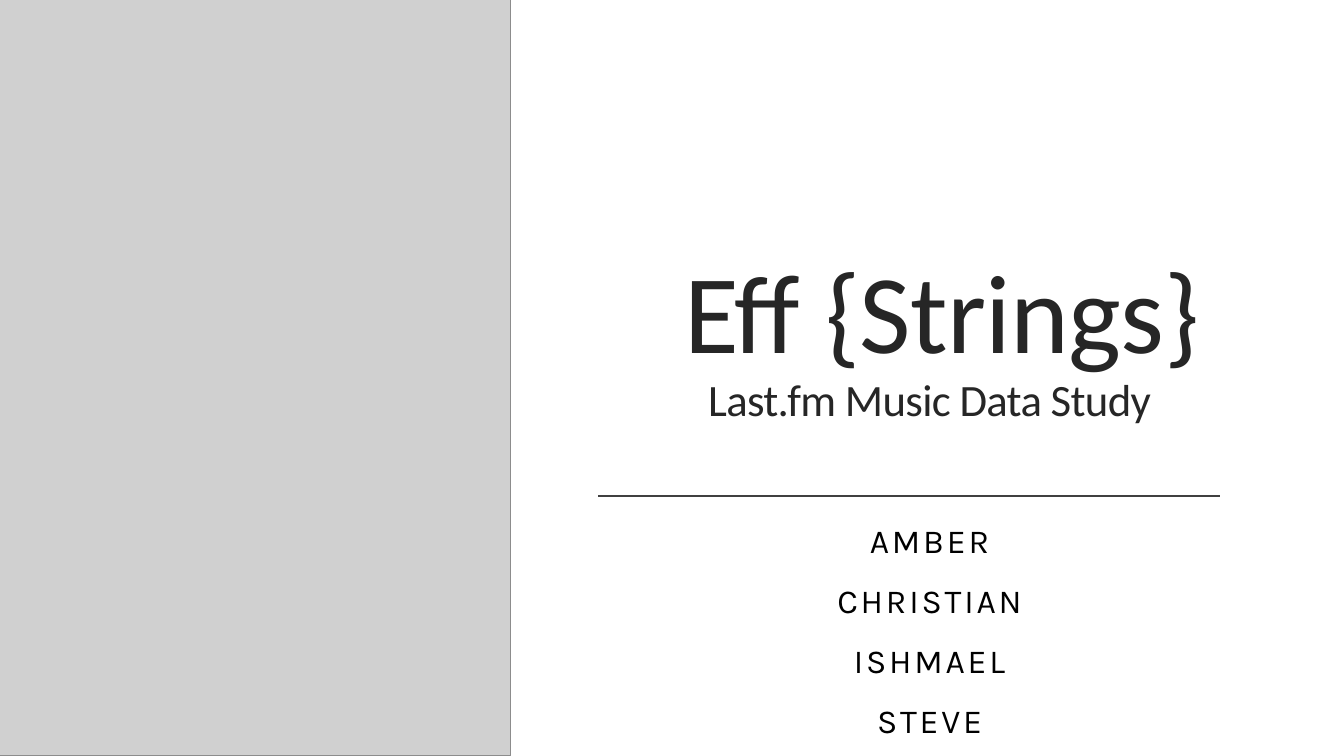
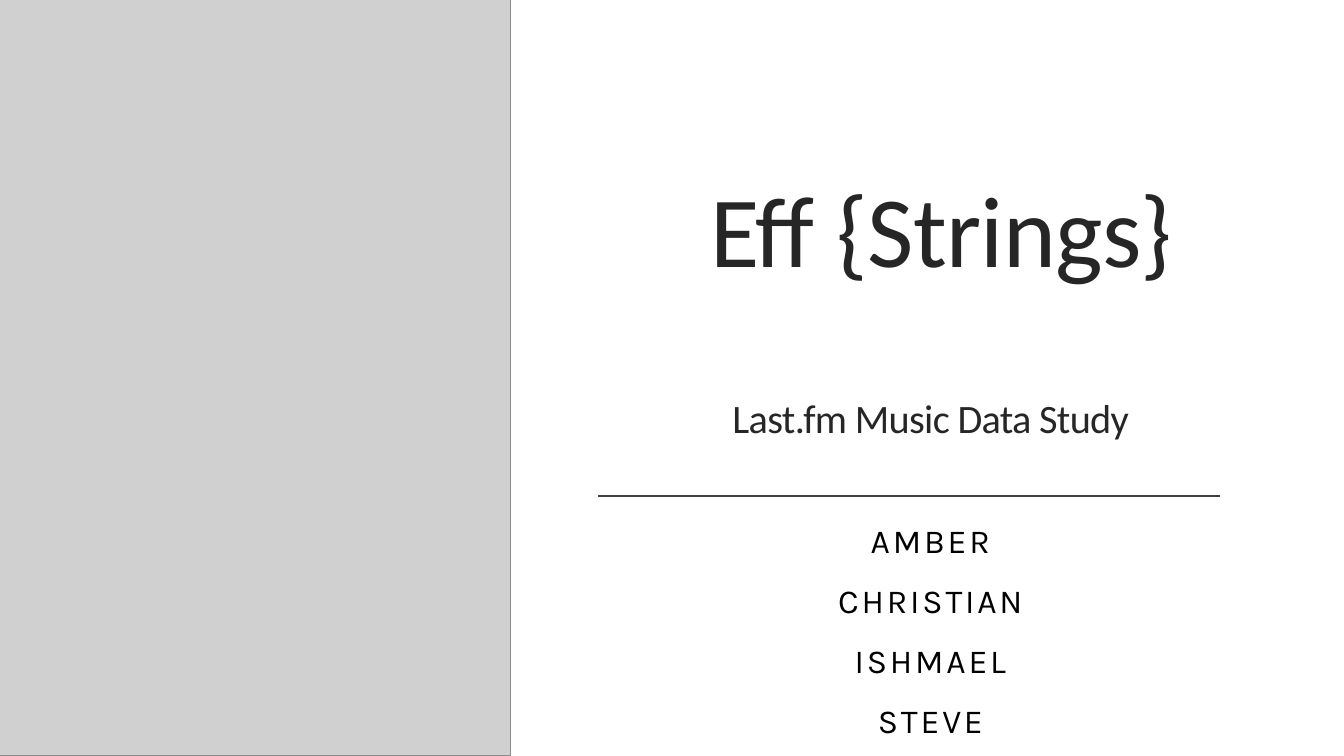
Before and after one commit to kidik425/07-Project_1, a slide deck: slide 1 of Team Organization Docs/The Eff {Strings} Project 1 Demo.pptx. Drawn at 1344x756 pixels with LibreOffice and Linux fonts; fonts in the diff are those of the drawing; grey boxes stand for pictures. Boxes give left, top, right and bottom in pixels: in the first picture for what was removed or moved away, otherwise in the second. Text is boxed around its words. In the diff, an @@ line names an element or a change of style, - is before the commit and + after.

```diff
--- a/Team Organization Docs/The Eff {Strings} Project 1 Demo.pptx
+++ b/Team Organization Docs/The Eff {Strings} Project 1 Demo.pptx
@@ title "Eff {Strings} Last.fm Music Data ...": place and size @@
-title "Eff {Strings} Last.fm Music Data ..." at (684, 272, 1199, 424)
+title "Eff {Strings} Last.fm Music Data ..." at (711, 194, 1173, 440)
@@ title "Eff {Strings} Last.fm Music Data ..." at (711, 194, 1173, 440): size 80 to 72 pt in "Eff {Strings}"; size 32 to 28.8 pt in "Last.fm Music Data Study" @@
```
Also in this commit, not shown: 7 other slides changed, 1 slide added, 6 other files.
